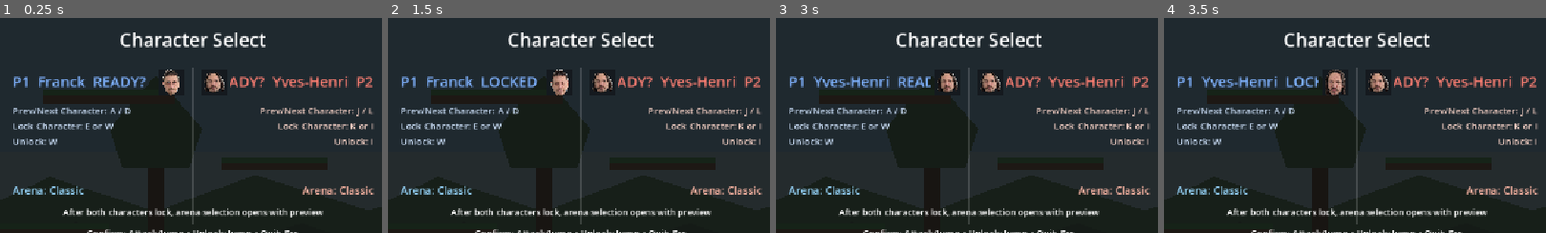
Above: before the commit, frames 1-4 (left to right).
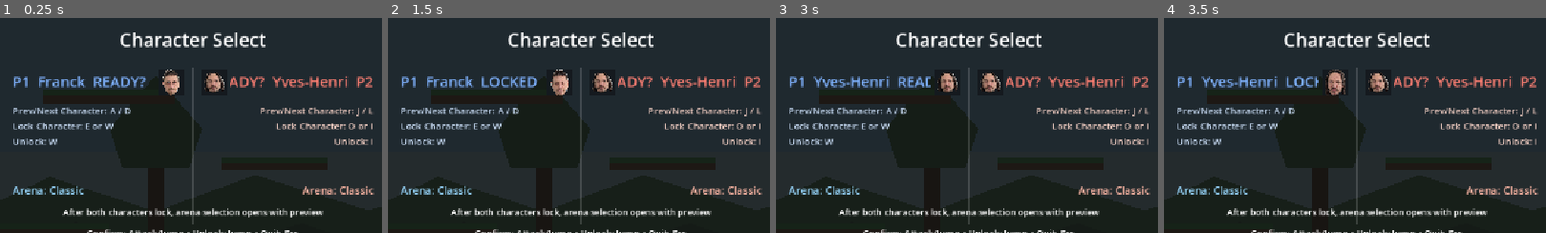
Above: after the commit, the same moments.

Repository: yhovart/smash-hero-rockit
Game: Godot game, scene res://main.tscn
Two runs of this game, one before a commit and one after it. Both use one fixed random seed, a clock stepped at 60 frames per second and the inputs below.
Inputs (mouse positions are % of the whole screen's width and height, from its top left):
- Up to frame 1 (0.25 s): no input
- Up to frame 2 (1.5 s): tap Enter at 0.5 s; move the mouse to (72, 45) at 0.52 s; hold D (p1_right) from 0.53 s (still down); tap S (p1_puddle, bound only after the commit) at 0.6 s; click (72, 45) at 0.67 s; tap W (p1_jump) at 0.77 s; tap F (p1_puddle, bound only before the commit) at 0.8, 1.35 s; tap Space at 1.25 s; move the mouse to (30, 55) at 1.27 s
- Up to frame 3 (3 s): tap W (p1_jump) at 1.52 s; tap Q (p1_vapor, bound only after the commit) at 1.55, 2.1 s; tap Enter at 2 s; move the mouse to (60, 28) at 2.02 s; release D (p1_right) at 2.03 s; hold A (p1_left) 2.03-2.78 s; tap Shift (p1_vapor, bound only before the commit) at 2.3, 2.85 s; tap Space at 2.75 s; move the mouse to (45, 70) at 2.77 s; hold D (p1_right) from 2.78 s (still down); click (45, 70) at 2.92 s
- Up to frame 4 (3.5 s): keep holding D (p1_right); tap W (p1_jump) at 3.02 s; tap Backspace at 3.05 s
The pictures show only the part of the screen within x 25-75%, y 24-74%; the shares and areas given below are measured in that part.

The runs differ from the first frame. In frame 1, 0.5% of the frame differs, in the area x 72-98%, y 48-52%; in frame 2, 0.5%; in frame 3, 0.5%; in frame 4, 0.5%.

Commit message:
controls overhaul

Diff:
--- a/main.gd
+++ b/main.gd
@@ -332,8 +332,8 @@
 		p2_swatch.visible = false
 		p1_arena_label.text = "Arena: %s" % ARENA_NAMES[arena_select_index]
 		p2_arena_label.text = "Shared Select"
-		p1_controls.text = "Prev/Next Arena: A / D\nConfirm Arena: E or W\nBack: Shift"
-		p2_controls.text = "Prev/Next Arena: J / L\nConfirm Arena: K or I\nBack: O"
+		p1_controls.text = "Prev/Next Arena: A / D\nConfirm Arena: E or W\nBack: Q"
+		p2_controls.text = "Prev/Next Arena: J / L\nConfirm Arena: O or I\nBack: U"
 		arena_hint.text = "Both players can change the same arena value"
 		menu_hint.text = "Confirm: Attack/Jump • Back: Vapor • Quit: Esc"
 		arena_preview_title.visible = true
@@ -358,7 +358,7 @@
 	p1_arena_label.text = "Arena: %s" % ARENA_NAMES[arena_select_index]
 	p2_arena_label.text = "Arena: %s" % ARENA_NAMES[arena_select_index]
 	p1_controls.text = "Prev/Next Character: A / D\nLock Character: E or W\nUnlock: W"
-	p2_controls.text = "Prev/Next Character: J / L\nLock Character: K or I\nUnlock: I"
+	p2_controls.text = "Prev/Next Character: J / L\nLock Character: O or I\nUnlock: I"
 	arena_hint.text = "After both characters lock, arena selection opens with preview"
 	menu_hint.text = "Confirm: Attack/Jump • Unlock: Jump • Quit: Esc"
 	arena_preview_title.visible = false
@@ -544,8 +544,8 @@
 	_bind_key_if_missing("p1_jump", KEY_SPACE)
 	_bind_key_if_missing("p1_attack", KEY_ENTER)
 	_bind_key_if_missing("p1_attack", KEY_KP_ENTER)
-	_bind_key_if_missing("p1_vapor", KEY_BACKSPACE)
-	_bind_key_if_missing("p1_puddle", KEY_DOWN)
+	_bind_key_if_missing("p1_vapor", KEY_Q)
+	_bind_key_if_missing("p1_puddle", KEY_S)
 
 	_bind_joy_button_if_missing("p1_left", JOY_BUTTON_DPAD_LEFT, 0)
 	_bind_joy_button_if_missing("p1_right", JOY_BUTTON_DPAD_RIGHT, 0)
--- a/main.tscn
+++ b/main.tscn
@@ -404,12 +404,14 @@
 offset_top = 12.0
 offset_right = 1136.0
 offset_bottom = 42.0
+alignment = 2
 
 [node name="P2Stocks" type="HBoxContainer" parent="HUD"]
 offset_left = 1012.0
 offset_top = 46.0
 offset_right = 1136.0
 offset_bottom = 70.0
+alignment = 2
 
 [node name="LegendBG" type="ColorRect" parent="HUD"]
 offset_left = 280.0
@@ -423,10 +425,10 @@
 offset_top = 4.0
 offset_right = 286.0
 offset_bottom = 76.0
-text = "P1 (Blue)
+text = "P1
 Move: A / D    Jump: W    Attack: E
-Hold E: Projectile    Vapor: Shift    Puddle: F
-Menu: Esc"
+Hold E: Projectile    Vapor: Q    Puddle/FastFall: S
+Drop platform: W + S    Menu: Esc"
 theme_override_font_sizes/font_size = 11
 theme_override_colors/font_color = Color(0.5, 0.7, 1.0, 1.0)
 
@@ -435,10 +437,10 @@
 offset_top = 4.0
 offset_right = 582.0
 offset_bottom = 76.0
-text = "P2 (Red)
-Move: J / L    Jump: I    Attack: K
-Hold K: Projectile    Vapor: O    Puddle: ;
-Menu: Esc"
+text = "P2
+Move: J / L    Jump: I    Attack: O
+Hold O: Projectile    Vapor: U    Puddle/FastFall: K
+Drop platform: I + K    Menu: Esc"
 theme_override_font_sizes/font_size = 11
 theme_override_colors/font_color = Color(1.0, 0.5, 0.45, 1.0)
 horizontal_alignment = 2
--- a/project.godot
+++ b/project.godot
@@ -57,13 +57,13 @@
 }
 p1_vapor={
 "deadzone": 0.2,
-"events": [Object(InputEventKey,"resource_local_to_scene":fa …(140 unchanged characters)… d":false,"keycode":0,"physical_keycode":4194325,"key_label":0,"unicode":0,"location":0,"echo":false,"script":null)
+"events": [Object(InputEventKey,"resource_local_to_scene":fa …(140 unchanged characters)… d":false,"keycode":0,"physical_keycode":81,"key_label":0,"unicode":0,"location":0,"echo":false,"script":null)
 , Object(InputEventJoypadButton,"resource_local_to_scene":false,"resource_name":"","device":0,"button_index":3,"pressure":0.0,"pressed":false,"script":null)
 ]
 }
 p1_puddle={
 "deadzone": 0.2,
-"events": [Object(InputEventKey,"resource_local_to_scene":fa …(140 unchanged characters)… d":false,"keycode":0,"physical_keycode":70,"key_label":0,"unicode":0,"location":0,"echo":false,"script":null)
+"events": [Object(InputEventKey,"resource_local_to_scene":fa …(140 unchanged characters)… d":false,"keycode":0,"physical_keycode":83,"key_label":0,"unicode":0,"location":0,"echo":false,"script":null)
 , Object(InputEventJoypadButton,"resource_local_to_scene":false,"resource_name":"","device":0,"button_index":1,"pressure":0.0,"pressed":false,"script":null)
 ]
 }
@@ -89,19 +89,19 @@
 }
 p2_attack={
 "deadzone": 0.2,
-"events": [Object(InputEventKey,"resource_local_to_scene":fa …(141 unchanged characters)… ":false,"keycode":0,"physical_keycode":75,"key_label":0,"unicode":0,"location":0,"echo":false,"script":null)
+"events": [Object(InputEventKey,"resource_local_to_scene":fa …(141 unchanged characters)… ":false,"keycode":0,"physical_keycode":79,"key_label":0,"unicode":0,"location":0,"echo":false,"script":null)
 , Object(InputEventJoypadButton,"resource_local_to_scene":false,"resource_name":"","device":1,"button_index":2,"pressure":0.0,"pressed":false,"script":null)
 ]
 }
 p2_vapor={
 "deadzone": 0.2,
-"events": [Object(InputEventKey,"resource_local_to_scene":fa …(140 unchanged characters)… d":false,"keycode":0,"physical_keycode":79,"key_label":0,"unicode":0,"location":0,"echo":false,"script":null)
+"events": [Object(InputEventKey,"resource_local_to_scene":fa …(140 unchanged characters)… d":false,"keycode":0,"physical_keycode":85,"key_label":0,"unicode":0,"location":0,"echo":false,"script":null)
 , Object(InputEventJoypadButton,"resource_local_to_scene":false,"resource_name":"","device":1,"button_index":3,"pressure":0.0,"pressed":false,"script":null)
 ]
 }
 p2_puddle={
 "deadzone": 0.2,
-"events": [Object(InputEventKey,"resource_local_to_scene":fa …(140 unchanged characters)… d":false,"keycode":0,"physical_keycode":59,"key_label":0,"unicode":0,"location":0,"echo":false,"script":null)
+"events": [Object(InputEventKey,"resource_local_to_scene":fa …(140 unchanged characters)… d":false,"keycode":0,"physical_keycode":75,"key_label":0,"unicode":0,"location":0,"echo":false,"script":null)
 , Object(InputEventJoypadButton,"resource_local_to_scene":false,"resource_name":"","device":1,"button_index":1,"pressure":0.0,"pressed":false,"script":null)
 ]
 }
